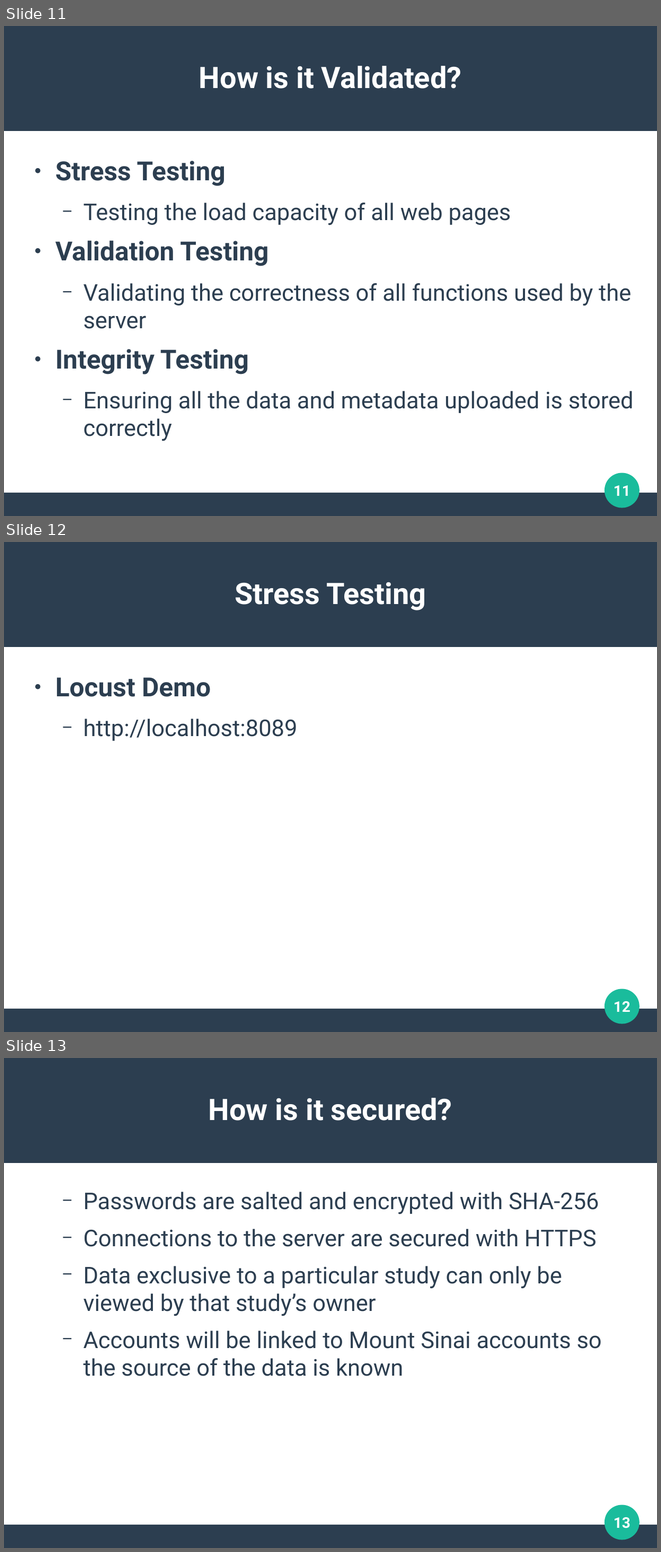
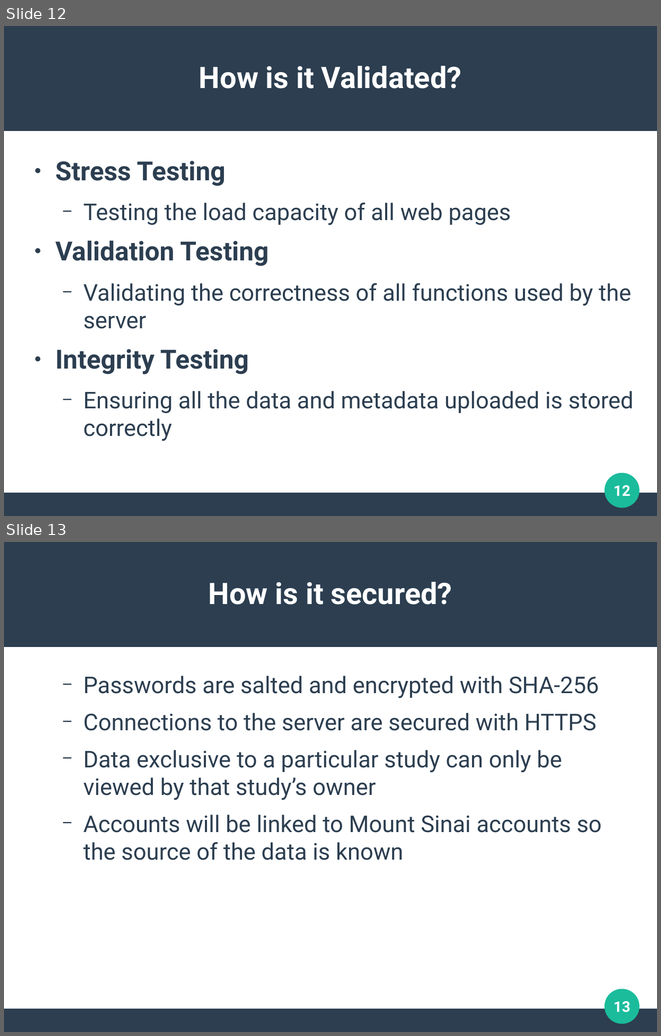
Before and after one commit to clemente-lab/mmeds-meta, a slide deck: sql/mmeds.odp. Shown one above the other, each under a label of ours: slides 11, 12 and 13 before the commit, slides 12 and 13 after it. The pictures are 661x1552 and 661x1036 pixels, drawn with LibreOffice and Linux fonts; fonts in the diff are those of the drawing. Boxes give left, top, right and bottom in pixels: in the first picture for what was removed or moved away, otherwise in the second. Text is boxed around its words. In the diff, an @@ line names an element or a change of style, - is before the commit and + after.

```diff
--- a/sql/mmeds.odp
+++ b/sql/mmeds.odp
@@ slide 12 removed at (x1=4, y1=542, x2=657, y2=1032), background #FFFFFF; not listed: 3 template elements that a slide beside it also shows @@
@@ title removed at (x1=235, y1=582, x2=426, y2=610) @@
-Stress Testing
@@ text removed at (x1=55, y1=677, x2=298, y2=741) @@
-● Locust Demo
-  − http://localhost:8089
@@ page number removed at (x1=614, y1=1001, x2=630, y2=1012) @@
-12
@@ what was slide 11 is now slide 12 @@
@@ page number at (x1=614, y1=485, x2=630, y2=496): text changed @@
-11
+12
```
Also in this commit, not shown: 1 slide changed, 1 slide added, 4 other files.
